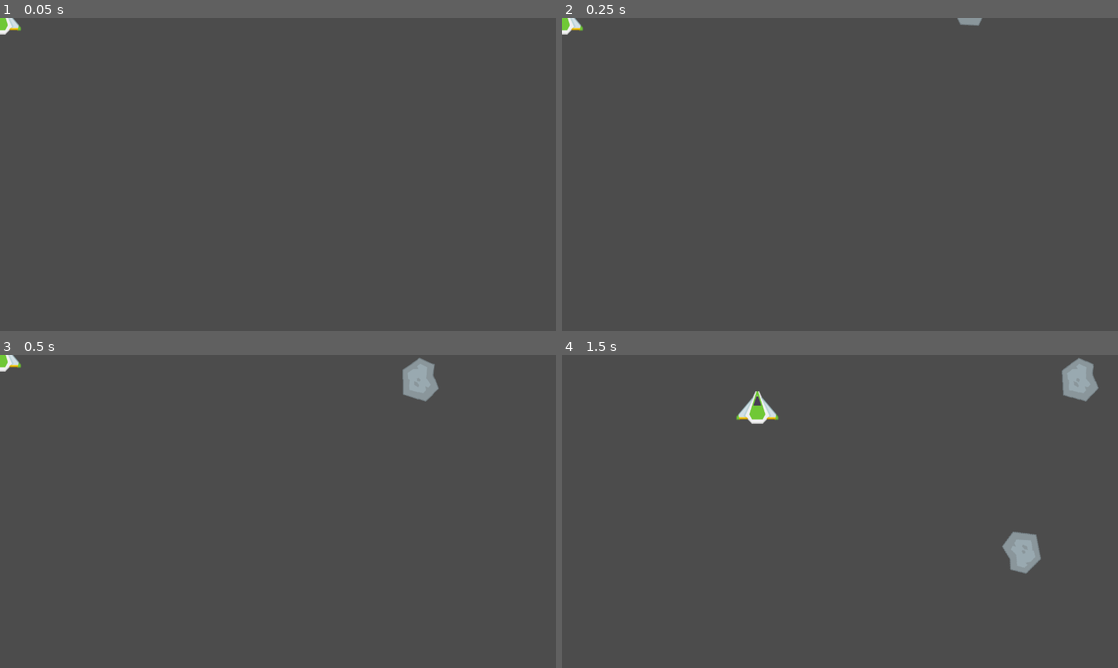
Above: before the commit, frames 1-4 (two rows, left to right).
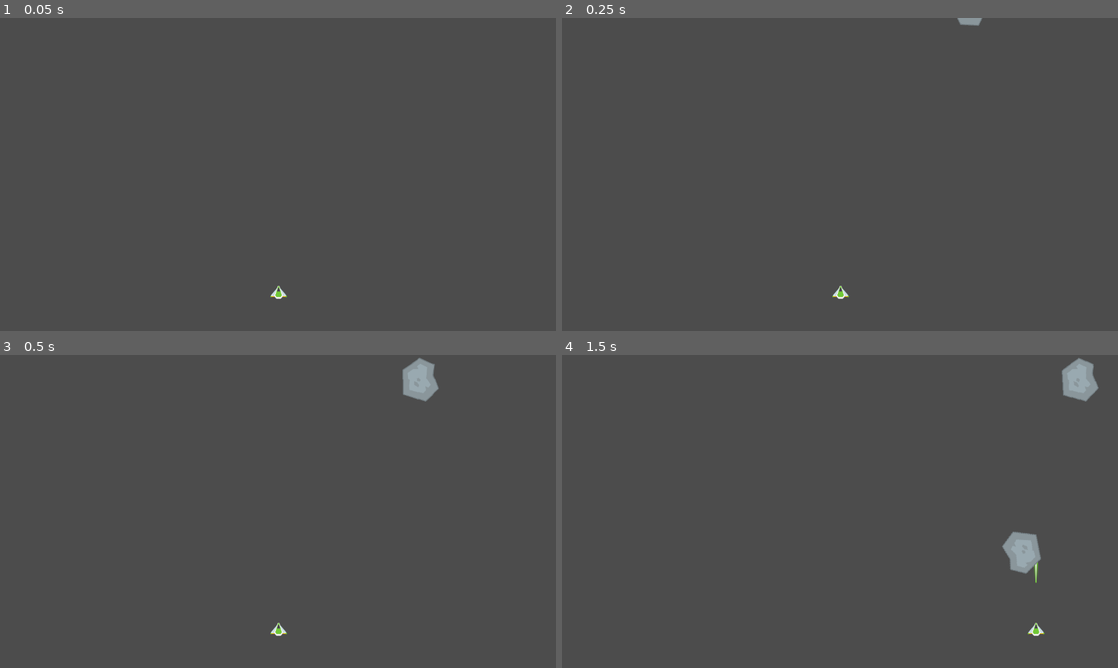
Above: after the commit, the same moments.

Repository: LeoDiana/SpaceShooter
Game: Godot game, scene res://Game.tscn
Two runs of this game, one before a commit and one after it. Both use one fixed random seed, a clock stepped at 60 frames per second and the inputs below.
Inputs:
- Up to frame 1 (0.05 s): no input
- Up to frame 2 (0.25 s): no input
- Up to frame 3 (0.5 s): no input
- Up to frame 4 (1.5 s): tap Enter at 0.5 s; hold Right (ui_right) 0.53-1.28 s; hold Space (shoot) 0.53-1.28 s; hold Down (ui_down) from 1.28 s (still down); tap Space (shoot) at 1.35 s

The runs differ from the first frame. In frame 1, 0.2% of the frame differs, in the area x 0-52%, y 0-90%; in frame 2, 0.2%; in frame 3, 0.2%; in frame 4, 0.5%, in the area x 31-87%, y 11-90%.

Commit message:
player shrink and small asteroids

Diff:
--- a/Game.tscn
+++ b/Game.tscn
@@ -8,5 +8,6 @@
 script = ExtResource( 3 )
 
 [node name="Player" parent="." instance=ExtResource( 2 )]
+position = Vector2( 641.447, 630.756 )
 
 [node name="AsteroidSpawner" parent="." instance=ExtResource( 1 )]
--- a/characters/Player.gd
+++ b/characters/Player.gd
@@ -9,13 +9,15 @@
 		velocity.x = -SPEED
 	if (Input.is_action_pressed("ui_right")):
 		velocity.x = SPEED
-	if (Input.is_action_pressed("ui_up")):
-		velocity.y = -SPEED
-	if (Input.is_action_pressed("ui_down")):
-		velocity.y = SPEED
 
 	move_and_collide(velocity * delta)
 
 func _unhandled_key_input(event):
 	if (event.is_action_pressed("shoot")):
 		$LaserWeapon.shoot()
+
+
+
+func _on_Hitbox_body_entered(body):
+	if (!self.is_queued_for_deletion() && body.is_in_group("asteroids")):
+		queue_free()
--- a/characters/Player.tscn
+++ b/characters/Player.tscn
@@ -6,6 +6,7 @@
 [ext_resource path="res://objects/LaserWeapon.tscn" type="PackedScene" id=4]
 
 [node name="Player" type="KinematicBody2D"]
+scale = Vector2( 0.4, 0.4 )
 script = ExtResource( 2 )
 
 [node name="Sprite" type="Sprite" parent="."]
@@ -17,3 +18,9 @@
 [node name="Wraparound" parent="." instance=ExtResource( 3 )]
 
 [node name="LaserWeapon" parent="." instance=ExtResource( 4 )]
+
+[node name="Hitbox" type="Area2D" parent="."]
+
+[node name="CollisionPolygon2D2" type="CollisionPolygon2D" parent="Hitbox"]
+polygon = PoolVector2Array( 0, -32, 40, 28, -40, 28 )
+[connection signal="body_entered" from="Hitbox" to="." method="_on_Hitbox_body_entered"]
--- a/objects/Asteroid.gd
+++ b/objects/Asteroid.gd
@@ -1,5 +1,7 @@
 extends RigidBody2D
 
+var asteroid_small_scene := load("res://objects/AsteroidSmall.tscn")
+var rng = RandomNumberGenerator.new()
 var is_exploded = false
 
 func explode():
@@ -8,10 +10,34 @@
 
 	is_exploded = true
 
+	_spawn_asteroid_smalls(4)
+
 	get_parent().remove_child(self)
 	queue_free()
 
-
-
 func _on_VisibilityNotifier2D_viewport_exited(viewport):
 	queue_free()
+
+func _spawn_asteroid_smalls(num):
+	for i in range(num):
+		_spawn_asteroid_small()
+
+func _spawn_asteroid_small():
+	var asteroid_small = asteroid_small_scene.instance()
+	asteroid_small.position = self.position
+	_randomize_trajectory(asteroid_small)
+	get_parent().add_child(asteroid_small)
+
+func _randomize_trajectory(asteroid):
+	# random spin
+	asteroid.angular_velocity = rand_range(-4, 4)
+	asteroid.angular_damp = 0
+
+	# randomly choose -1, 0, or 1
+	rng.randomize()
+	var lv_x = rng.randi_range(-1, 1)
+	var lv_y = rng.randi_range(-1, 1)
+
+	# random direction
+	asteroid.linear_velocity = Vector2(lv_x * 400, lv_y * 400)
+	asteroid.linear_damp = 0
--- /dev/null
+++ b/objects/AsteroidSmall.gd
@@ -0,0 +1,10 @@
+extends "res://objects/Asteroid.gd"
+
+func explode():
+	if (is_exploded):
+		return
+
+	is_exploded = true
+
+	get_parent().remove_child(self)
+	queue_free()
--- /dev/null
+++ b/objects/AsteroidSmall.tscn
@@ -0,0 +1,21 @@
+[gd_scene load_steps=4 format=2]
+
+[ext_resource path="res://assets/images/asteroids/meteorGrey_small1.png" type="Texture" id=1]
+[ext_resource path="res://objects/AsteroidSmall.gd" type="Script" id=2]
+
+[sub_resource type="CircleShape2D" id=1]
+radius = 12.0
+
+[node name="AsteroidSmall" type="RigidBody2D" groups=[
+"asteroids",
+]]
+script = ExtResource( 2 )
+
+[node name="Sprite" type="Sprite" parent="."]
+texture = ExtResource( 1 )
+
+[node name="CollisionShape2D" type="CollisionShape2D" parent="."]
+shape = SubResource( 1 )
+
+[node name="VisibilityNotifier2D" type="VisibilityNotifier2D" parent="."]
+[connection signal="viewport_exited" from="VisibilityNotifier2D" to="." method="_on_VisibilityNotifier2D_viewport_exited"]
--- a/objects/Laser.gd
+++ b/objects/Laser.gd
@@ -11,7 +11,7 @@
 
 
 func _on_Laser_body_shape_entered(body_id, body, body_shape, area_shape):
-	if (body.is_in_group("asteroids")):
+	if (!self.is_queued_for_deletion() && body.is_in_group("asteroids")):
 		body.call_deferred("explode")
 		get_parent().remove_child(self)
 		queue_free()
